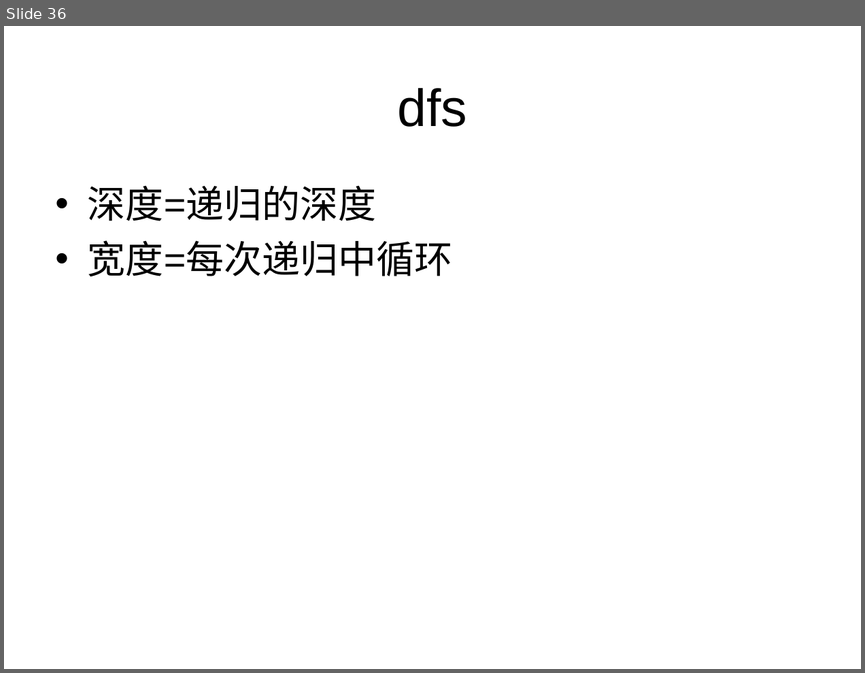
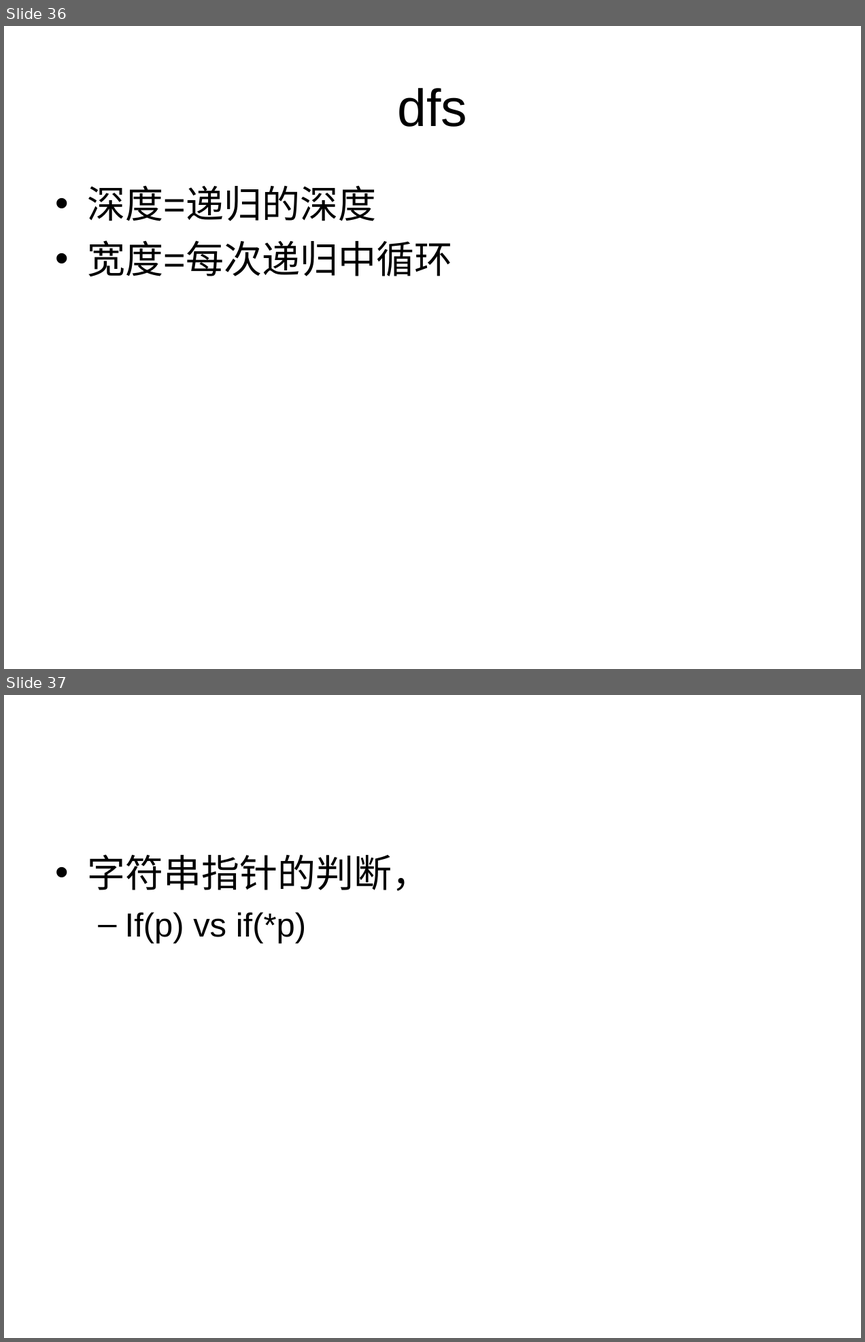
Before and after one commit to houjingbiao/leetcode, a slide deck: solutions/00conclusion.ppt. Shown one above the other, each under a label of ours: slide 36 before the commit, slides 36 and 37 after it. The pictures are 865x673 and 865x1342 pixels, drawn with LibreOffice and Linux fonts; fonts in the diff are those of the drawing. Boxes give left, top, right and bottom in pixels: in the first picture for what was removed or moved away, otherwise in the second. Text is boxed around its words. In the diff, an @@ line names an element or a change of style, - is before the commit and + after.

```diff
--- a/solutions/00conclusion.ppt
+++ b/solutions/00conclusion.ppt
@@ slide 37 added at (x1=4, y1=695, x2=861, y2=1338), background #FFFFFF @@
@@ text added at (x1=88, y1=854, x2=430, y2=943), 28 pt, text #000000 @@
+• 字符串指针的判断，
+  – If(p) vs if(*p)
```
Also in this commit, not shown: 2 other files.
